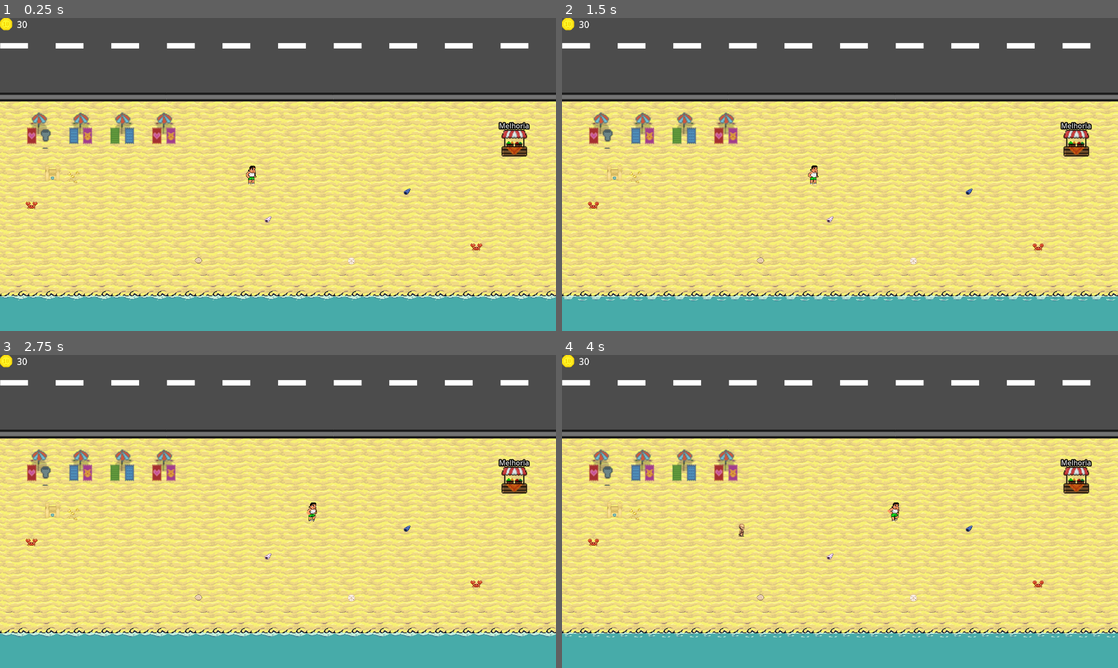
Above: before the commit, frames 1-4 (two rows, left to right).
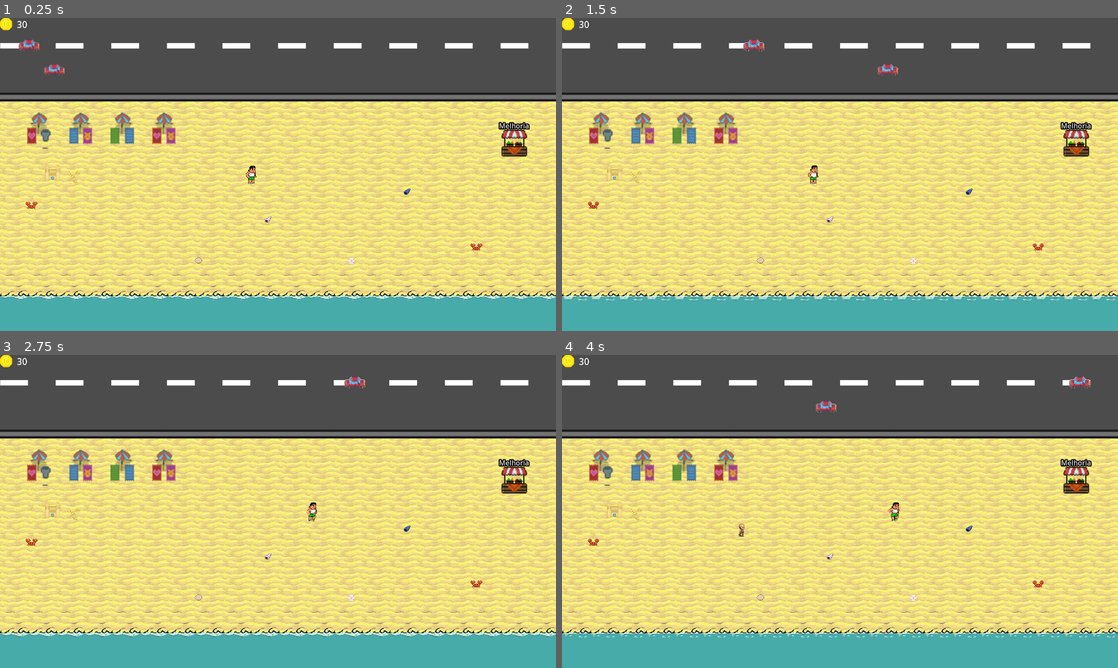
Above: after the commit, the same moments.

Repository: HEITORNERY/JAM_LABIRAS_ENTERPRISE
Game: Godot game, scene res://scenes/level_1.tscn
Two runs of this game, one before a commit and one after it. Both use one fixed random seed, a clock stepped at 60 frames per second and the inputs below.
Inputs (mouse positions are in pixels of both pictures, inside the frame that each line leads up to):
- Up to frame 1 (0.25 s): no input
- Up to frame 2 (1.5 s): click "Melhoria" at 0.5 s; click "Fechar" at 1.25 s
- Up to frame 3 (2.75 s): move the mouse to (400, 495) at 2.02 s; hold Right (ui_right) from 2.03 s (still down); tap Space (dash) at 2.1 s; click (400, 495) at 2.17 s
- Up to frame 4 (4 s): release Right (ui_right) at 2.75 s; drag from (728, 527) to (812, 574) at 2.77 s; move the mouse to (895, 442) at 3.52 s; hold Right (ui_right) from 3.53 s (still down); tap Space (dash) at 3.6 s

The runs differ from the first frame. In frame 1, 0.2% of the frame differs, in the area x 3-12%, y 6-19%; in frame 2, 0.2%; in frame 3, 0.1%; in frame 4, 0.2%, in the area x 45-95%, y 6-19%.

Commit message:
Carros na pista adicionados e matando o player

Diff:
--- /dev/null
+++ b/scenes/carro_1.tscn
@@ -0,0 +1,26 @@
+[gd_scene load_steps=4 format=3 uid="uid://bltflllyhcbm5"]
+
+[ext_resource type="Script" path="res://scripts/carro_1.gd" id="1_uscw5"]
+[ext_resource type="Texture2D" uid="uid://cj5x3lbr6vsk8" path="res://CP_V1.1.0_nyknck/CP_V1.1.0_nyknck/CP_V1.0.4_nyknck/carro_1.png" id="2_m774q"]
+
+[sub_resource type="RectangleShape2D" id="RectangleShape2D_1o6ii"]
+size = Vector2(48, 26)
+
+[node name="Carro_1" type="CharacterBody2D"]
+collision_layer = 4
+collision_mask = 0
+script = ExtResource("1_uscw5")
+
+[node name="Sprite2D" type="Sprite2D" parent="."]
+texture = ExtResource("2_m774q")
+flip_h = true
+
+[node name="CollisionShape2D" type="CollisionShape2D" parent="."]
+shape = SubResource("RectangleShape2D_1o6ii")
+
+[node name="Area2D" type="Area2D" parent="."]
+
+[node name="CollisionShape2D2" type="CollisionShape2D" parent="Area2D"]
+shape = SubResource("RectangleShape2D_1o6ii")
+
+[connection signal="body_entered" from="Area2D" to="." method="_on_area_2d_body_entered"]
--- a/scenes/level_1.tscn
+++ b/scenes/level_1.tscn
@@ -11,6 +11,8 @@
 [ext_resource type="Texture2D" uid="uid://c5du3pw1ff7o" path="res://Terrain/objects/1.png" id="8_r1yyf"]
 [ext_resource type="Texture2D" uid="uid://c0ye6bukl7813" path="res://Terrain/objects/BeachDayObjects (1).png" id="9_up52c"]
 [ext_resource type="Texture2D" uid="uid://blmwupm4e22rs" path="res://Terrain/objects/124x124.png" id="10_b3owv"]
+[ext_resource type="Script" path="res://scripts/path_follow_car_1.gd" id="12_08ww0"]
+[ext_resource type="Script" path="res://scripts/path_follow_car_2.gd" id="12_u66yc"]
 
 [sub_resource type="RectangleShape2D" id="RectangleShape2D_001yl"]
 size = Vector2(10, 1280)
@@ -144,6 +146,18 @@
 sources/0 = SubResource("TileSetAtlasSource_brgfy")
 sources/1 = SubResource("TileSetAtlasSource_f6s4e")
 
+[sub_resource type="Curve2D" id="Curve2D_j87mf"]
+_data = {
+"points": PackedVector2Array(0, 0, 0, 0, 0, 120, 0, 0, 0, 0, 128, 120, 0, 0, 0, 0, 288, 120, 0, 0, 0, 0, 472, 120, 0, 0, 0, 0, 640, 120, 0, 0, 0, 0, 808, 120, 0, 0, 0, 0, 1016, 120, 0, 0, 0, 0, 1192, 120, 0, 0, 0, 0, 1392, 120)
+}
+point_count = 9
+
+[sub_resource type="Curve2D" id="Curve2D_lryol"]
+_data = {
+"points": PackedVector2Array(0, 0, 0, 0, -8, 64, 0, 0, 0, 0, 104, 64, 0, 0, 0, 0, 232, 64, 0, 0, 0, 0, 424, 64, 0, 0, 0, 0, 536, 64, 0, 0, 0, 0, 680, 64, 0, 0, 0, 0, 848, 64, 0, 0, 0, 0, 1048, 64, 0, 0, 0, 0, 1208, 64, 0, 0, 0, 0, 1384, 64)
+}
+point_count = 10
+
 [node name="Level_1" type="Node2D"]
 script = ExtResource("1_ifshi")
 
@@ -251,5 +265,25 @@
 tile_map_data = PackedByteArray("AAACAAoAAQAAAAAAAAACAAsAAQAAAAEAAAADAAoAAQABAAAAAAADAAsAAQABAAEAAAABAA0AAQAGAAcAAAAHAA …(352 unchanged characters)…
 tile_set = SubResource("TileSet_wodtb")
 
+[node name="Path2D" type="Path2D" parent="."]
+curve = SubResource("Curve2D_j87mf")
+
+[node name="PathFollow2D" type="PathFollow2D" parent="Path2D"]
+position = Vector2(0, 120)
+script = ExtResource("12_u66yc")
+
+[node name="Timer" type="Timer" parent="Path2D"]
+
+[node name="Path2D2" type="Path2D" parent="."]
+curve = SubResource("Curve2D_lryol")
+
+[node name="PathFollow2D" type="PathFollow2D" parent="Path2D2"]
+position = Vector2(-8, 64)
+script = ExtResource("12_08ww0")
+
+[node name="Timer" type="Timer" parent="Path2D2"]
+
 [connection signal="timeout" from="Timer" to="." method="_on_timer_timeout"]
 [connection signal="pressed" from="HUD/InventoryButton" to="." method="_on_inventory_button_pressed"]
+[connection signal="timeout" from="Path2D/Timer" to="Path2D/PathFollow2D" method="_on_timer_timeout"]
+[connection signal="timeout" from="Path2D2/Timer" to="Path2D2/PathFollow2D" method="_on_timer_timeout"]
--- /dev/null
+++ b/scripts/carro_1.gd
@@ -0,0 +1,6 @@
+extends CharacterBody2D
+class_name Car
+
+func _on_area_2d_body_entered(body: Node2D) -> void:
+	if body is Player:
+		body.dead()
--- a/scripts/inventory_ui.gd
+++ b/scripts/inventory_ui.gd
@@ -60,5 +60,5 @@
 		comprar_item("bombom_4")
 		player.update_level()
 
-func _process(delta: float) -> void:
+func _process(_delta: float) -> void:
 	atualizar_inventario()
--- /dev/null
+++ b/scripts/path_follow_car_1.gd
@@ -0,0 +1,22 @@
+extends PathFollow2D
+class_name PathFollowCar1
+
+var speed : float = 300.0
+var car_1 : PackedScene = preload("res://scenes/carro_1.tscn")
+var car_instance : CharacterBody2D = null
+
+func _ready() -> void:
+	$"../Timer".start(0.1)
+	car_instance = car_1.instantiate()
+	add_child(car_instance)
+
+
+func _physics_process(_delta: float) -> void:
+	progress_ratio += speed * _delta / get_parent().curve.get_baked_length()
+	if progress_ratio >= 1.0:
+		car_instance.queue_free()
+
+func _on_timer_timeout() -> void:
+	car_instance = car_1.instantiate()
+	add_child(car_instance)
+	$"../Timer".start(0.1)
--- /dev/null
+++ b/scripts/path_follow_car_2.gd
@@ -0,0 +1,22 @@
+extends PathFollow2D
+class_name PathFollowCar2
+
+var speed : float = 500.0
+var car_1 : PackedScene = preload("res://scenes/carro_1.tscn")
+var car_instance : CharacterBody2D = null
+
+func _ready() -> void:
+	$"../Timer".start(0.4)
+	car_instance = car_1.instantiate()
+	add_child(car_instance)
+
+
+func _physics_process(_delta: float) -> void:
+	progress_ratio += speed * _delta / get_parent().curve.get_baked_length()
+	if progress_ratio >= 1.0:
+		car_instance.queue_free()
+
+func _on_timer_timeout() -> void:
+	car_instance = car_1.instantiate()
+	add_child(car_instance)
+	$"../Timer".start(0.4)
--- a/scripts/player.gd
+++ b/scripts/player.gd
@@ -109,3 +109,8 @@
 		dash_duration = dash_timer
 		$AnimatedSprite2D.play("dash")
 		velocity = dash_direction.normalized() * dash_speed
+
+func dead() -> void:
+	set_physics_process(false)
+	$AnimatedSprite2D.play("dash")
+	get_tree().reload_current_scene()
Binary file added: CP_V1.1.0_nyknck/CP_V1.1.0_nyknck/CP_V1.0.4_nyknck/carro_1.png
Not shown, added: CP_V1.1.0_nyknck/CP_V1.1.0_nyknck/CP_V1.0.4_nyknck/carro_1.png.import
Binary file added: CP_V1.1.0_nyknck/CP_V1.1.0_nyknck/CP_V1.0.4_nyknck/carro_2.png
Not shown, added: CP_V1.1.0_nyknck/CP_V1.1.0_nyknck/CP_V1.0.4_nyknck/carro_2.png.import
Not shown: 1 places in scenes/level_1.tscn that only renumber resources
Not shown, changed: export/jamEmpresa.apk
Not shown, changed: export/jamEmpresa.apk.idsig
